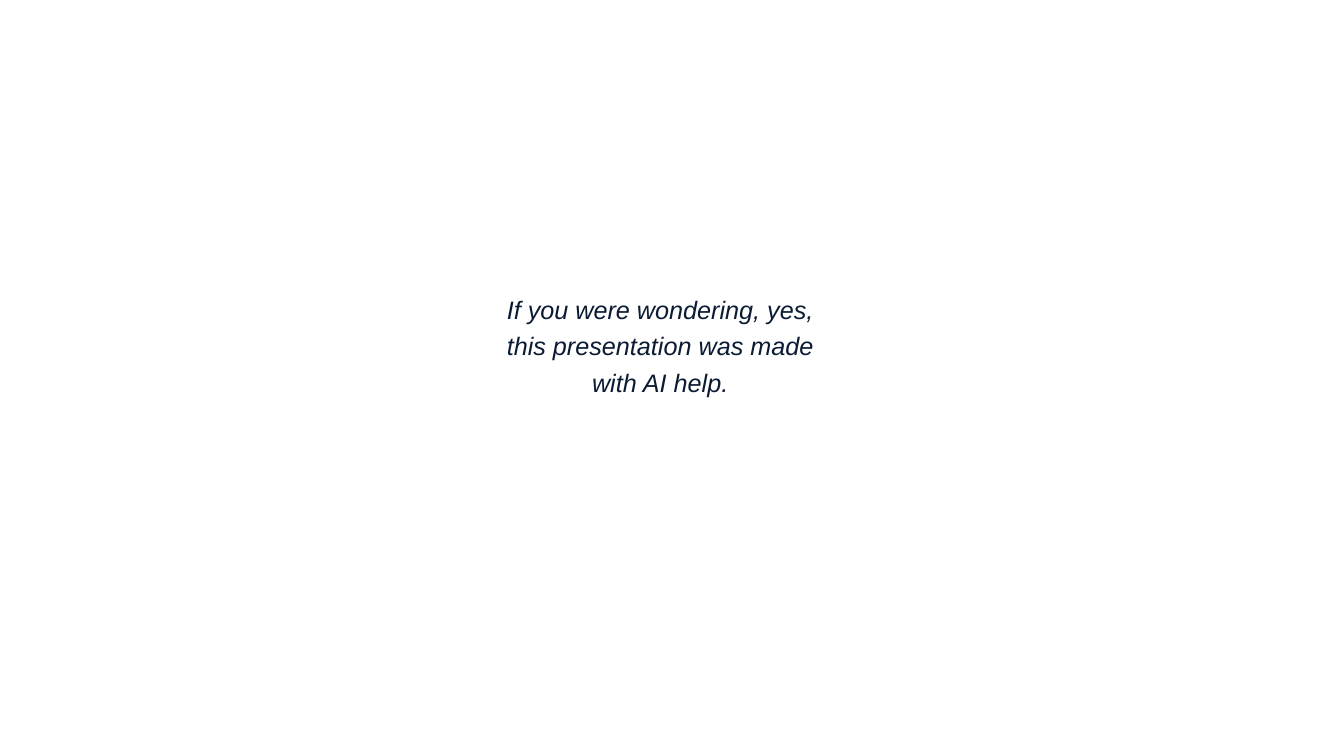
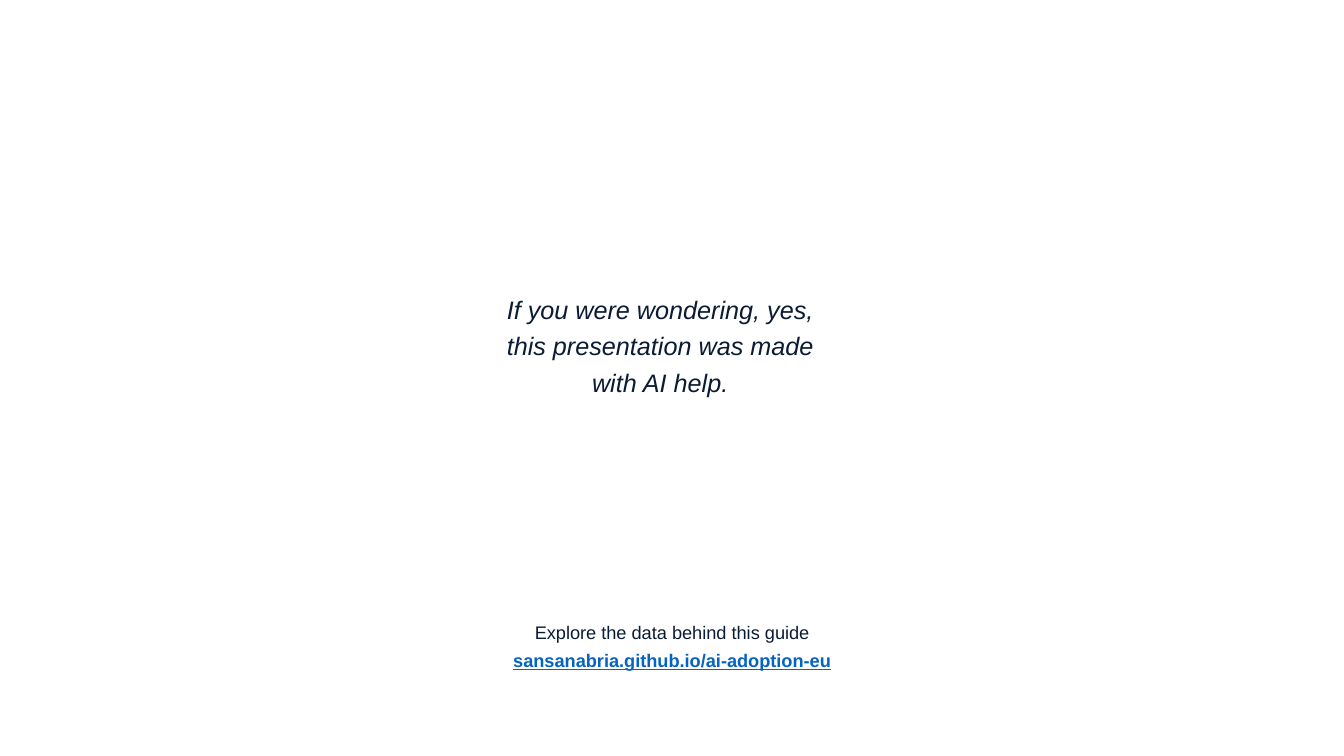
Before and after one commit to sansanabria/ai-adoption-eu, a slide deck: slide 12 of AI At Work.pptx. Drawn at 1344x756 pixels with LibreOffice and Linux fonts; fonts in the diff are those of the drawing; background and template pictures are left out. Boxes give left, top, right and bottom in pixels: in the first picture for what was removed or moved away, otherwise in the second. Text is boxed around its words. In the diff, an @@ line names an element or a change of style, - is before the commit and + after.

```diff
--- a/AI At Work.pptx
+++ b/AI At Work.pptx
@@ text added at bbox=[513, 625, 831, 671], 13 pt, text #0563C1, bold, underline @@
+Explore the data behind this guide
+sansanabria.github.io/ai-adoption-eu
```
Also in this commit, not shown: 6 other slides changed, 7 other files.
